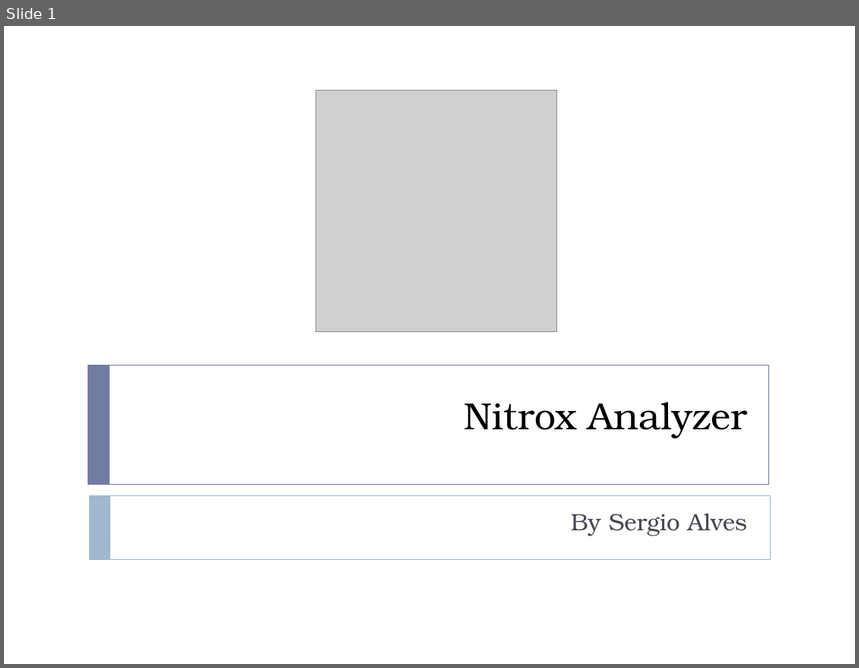
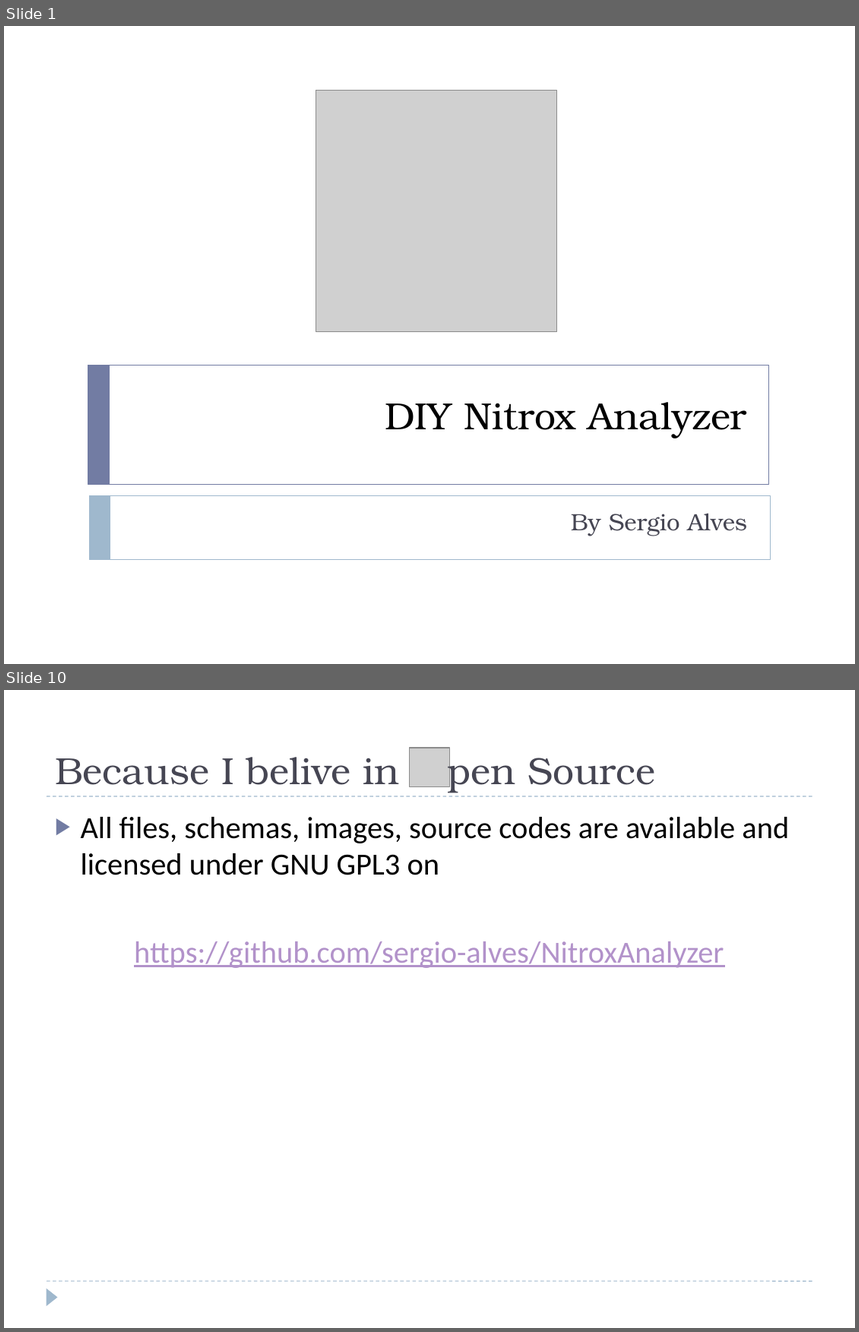
Before and after one commit to sergio-alves/NitroxAnalyzer, a slide deck: docs/nitrox-analyzer.pptx. Shown one above the other, each under a label of ours: slide 1 before the commit, slides 1 and 10 after it; the slides between them are not shown. The pictures are 859x668 and 859x1332 pixels, drawn with LibreOffice and Linux fonts; fonts in the diff are those of the drawing; grey boxes stand for pictures. Boxes give left, top, right and bottom in pixels: in the first picture for what was removed or moved away, otherwise in the second. Text is boxed around its words. In the diff, an @@ line names an element or a change of style, - is before the commit and + after.

```diff
--- a/docs/nitrox-analyzer.pptx
+++ b/docs/nitrox-analyzer.pptx
@@ slide 10 added at box(4, 690, 855, 1328), background #FFFFFF @@
@@ title added at box(55, 749, 655, 793), 32 pt, text #464653 @@
+Because I belive in pen Source
@@ picture added at box(409, 748, 449, 787) @@
@@ line added from (47, 796) to (813, 796), #9FB8CD 0.75 pt dashed @@
@@ text added at box(81, 817, 789, 968), 26 pt, text #000000 @@
+▶ All files, schemas, images, source codes are available and licensed under GNU GPL3 on
+https://github.com/sergio-alves/NitroxAnalyzer
@@ line added from (47, 1281) to (813, 1281), #9FB8CD 0.75 pt dashed @@
@@ triangle added at box(47, 1288, 58, 1306), fill #9FB8CD @@
@@ slide 1 changed as well @@
@@ title at box(385, 402, 747, 439): text changed @@
-Nitrox Analyzer
+DIY Nitrox Analyzer
```
Also in this commit, not shown: 9 other slides added, 2 slides removed, 1 other file.
